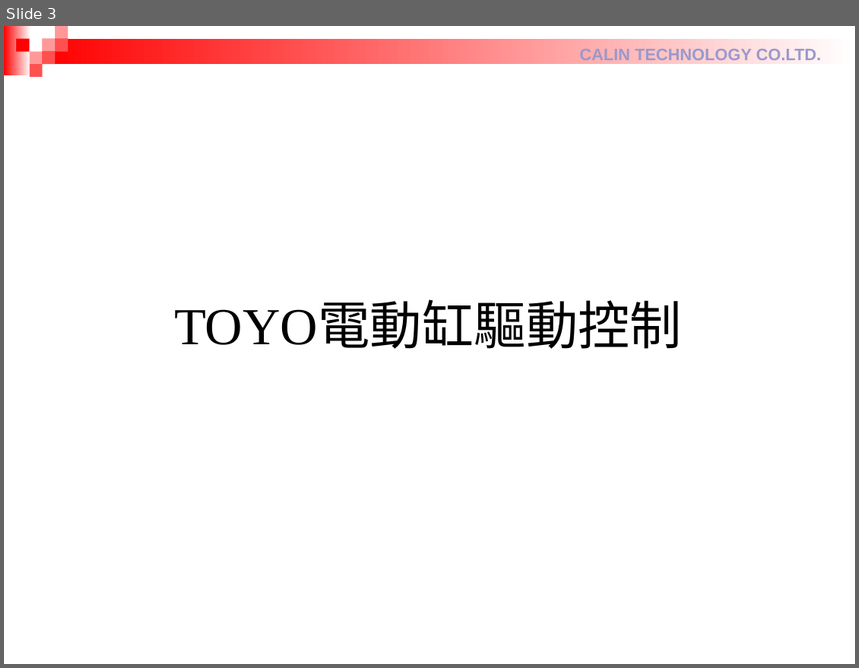
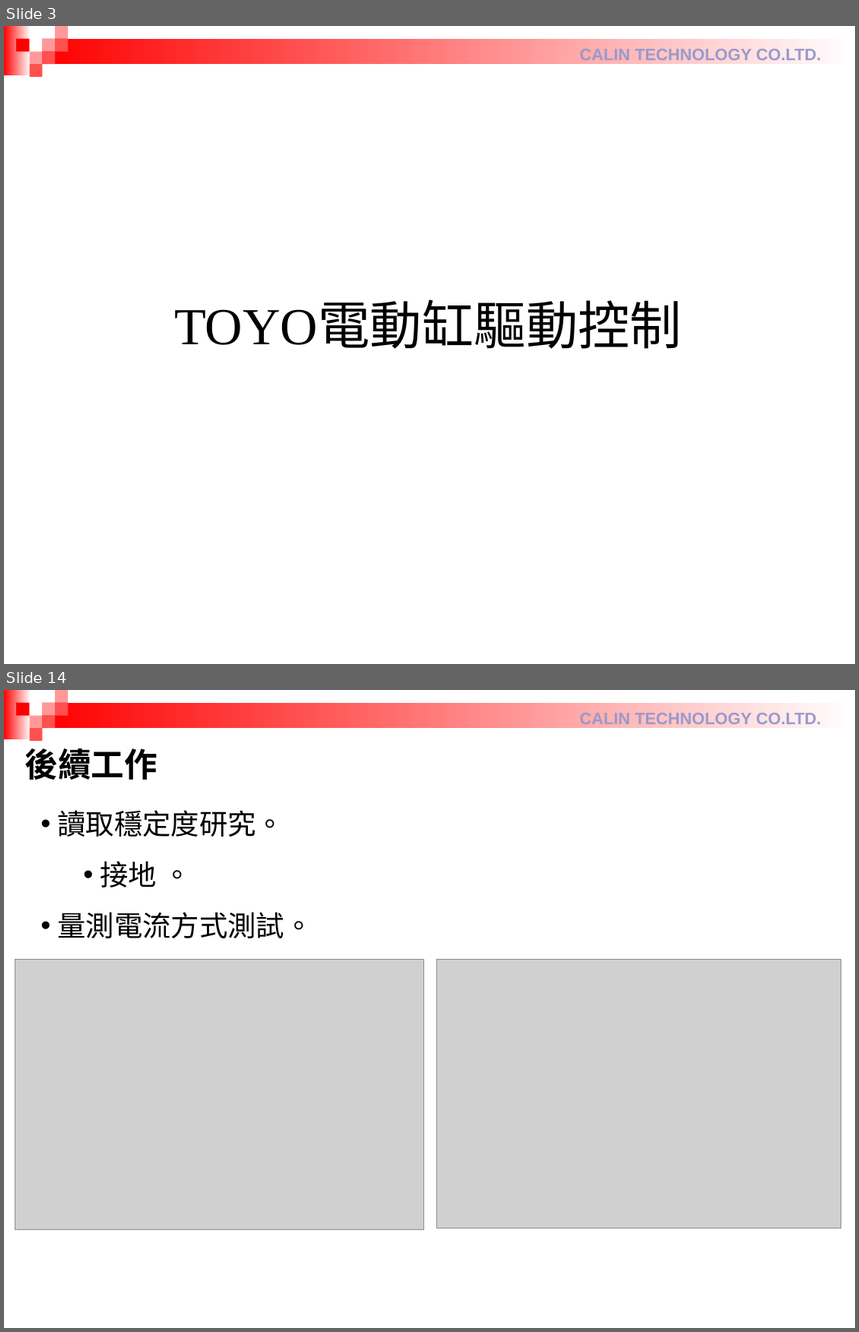
Before and after one commit to RaphWu/DataExchange, a slide deck: 設備部週報_吳仁中 20250827.pptx. Shown one above the other, each under a label of ours: slide 3 before the commit, slides 3 and 14 after it; the slides between them are not shown. The pictures are 859x668 and 859x1332 pixels, drawn with LibreOffice and Linux fonts; fonts in the diff are those of the drawing; grey boxes stand for pictures. Boxes give left, top, right and bottom in pixels: in the first picture for what was removed or moved away, otherwise in the second. Text is boxed around its words. In the diff, an @@ line names an element or a change of style, - is before the commit and + after.

```diff
--- a/設備部週報_吳仁中 20250827.pptx
+++ b/設備部週報_吳仁中 20250827.pptx
@@ slide 14 added at [4, 690, 855, 1328], background #FFFFFF; not listed: 10 template elements that a slide beside it also shows @@
@@ text added at [25, 749, 158, 780], 28 pt, text #000000, bold @@
+後續工作
@@ text added at [58, 810, 313, 939], 24 pt, text #000000 @@
+• 讀取穩定度研究。
+  • 接地 。
+• 量測電流方式測試。
@@ picture added at [15, 960, 424, 1230] @@
@@ picture added at [436, 960, 841, 1229] @@
```
Also in this commit, not shown: 10 other slides added, 3 slides removed.
